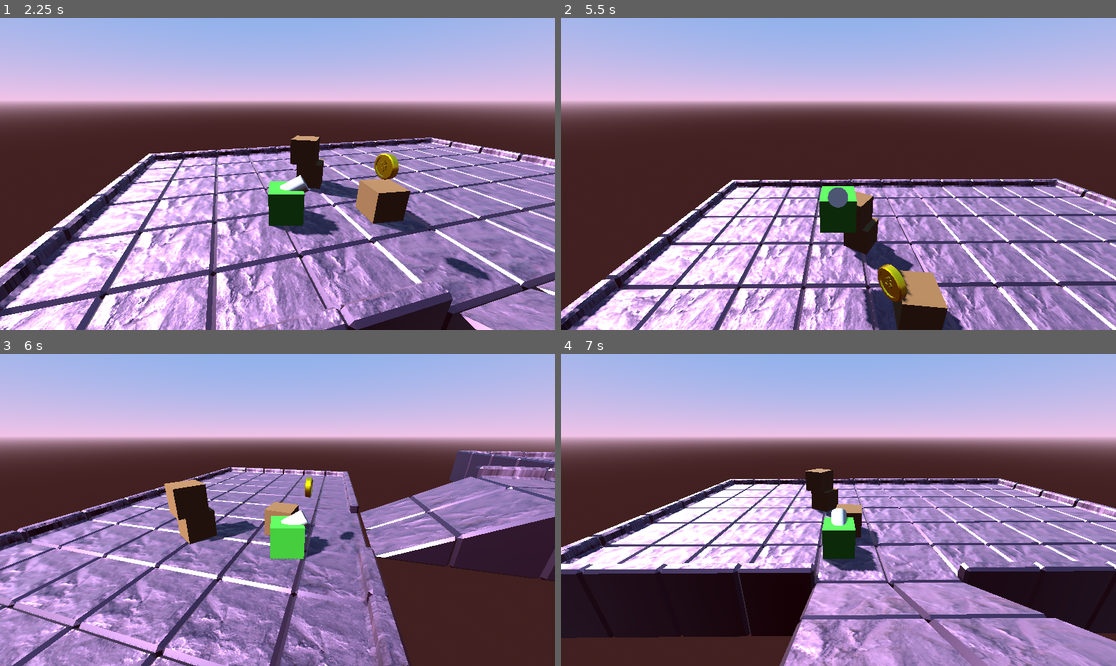
Above: before the commit, frames 1-4 (two rows, left to right).
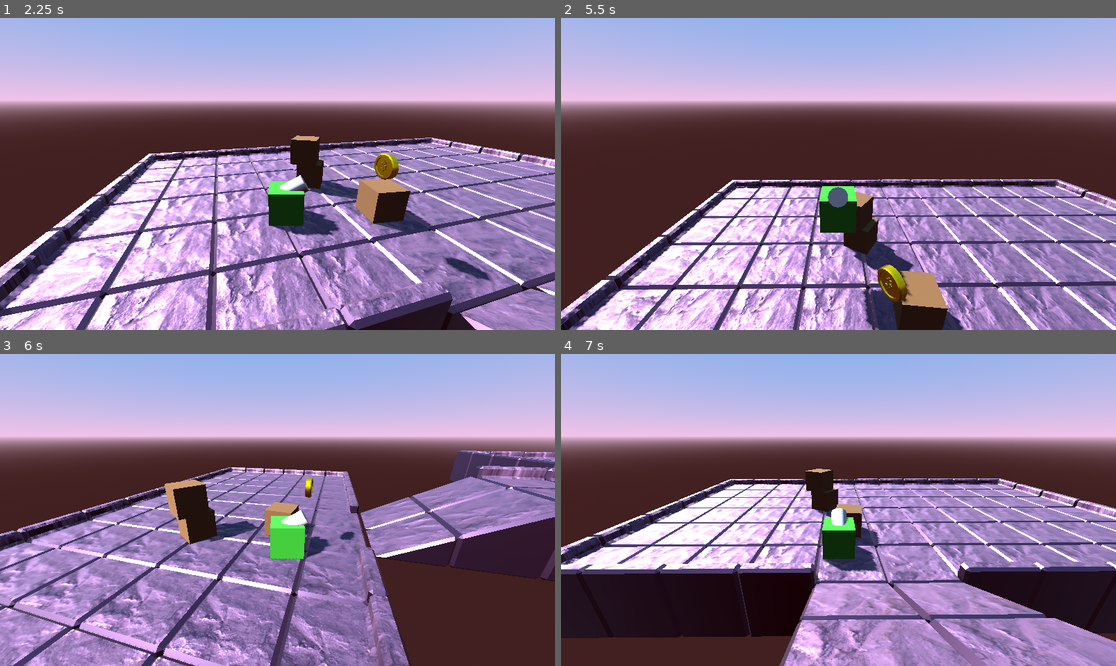
Above: after the commit, the same moments.

Repository: Liam-Samsit/godot-3d-platformer
Game: Godot game, scene res://level_1.tscn
Two runs of this game, one before a commit and one after it. Both use one fixed random seed, a clock stepped at 60 frames per second and the inputs below. The project has no main scene, so this scene is started directly.
Inputs:
- Up to frame 1 (2.25 s): tap Enter (ui_accept) at 0.5, 0.77, 1.52 s; hold Right (ui_right) 0.53-1.28 s; tap A (cam_left) at 0.6, 2.1 s; hold Down (ui_down) 1.28-2.03 s; tap D (cam_right) at 1.35 s; hold Right (ui_right) from 2.03 s (still down)
- Up to frame 2 (5.5 s): release Right (ui_right) at 2.78 s; hold Up (ui_up) 2.78-3.53 s; tap D (cam_right) at 2.85, 4.35 s; tap Enter (ui_accept) at 3.02, 3.77, 4.52 s; hold Left (ui_left) 3.53-5.03 s; tap A (cam_left) at 3.6, 5.1 s; hold Down (ui_down) from 5.03 s (still down)
- Up to frame 3 (6 s): release Down (ui_down) at 5.78 s; hold Right (ui_right) from 5.78 s (still down); tap D (cam_right) at 5.85 s
- Up to frame 4 (7 s): tap Enter (ui_accept) at 6.02, 6.77 s; release Right (ui_right) at 6.53 s; hold Up (ui_up) from 6.53 s (still down); tap A (cam_left) at 6.6 s

Frame 1 is identical in both runs. In frame 2, 1.7% of the frame differs, in the area x 0-100%, y 51-100%; in frame 3, 1.0%; in frame 4, 0.8%.

Commit message:
Added fall zone. Configured layers for game elements. Added coin bounce animation

Diff:
--- a/block.tscn
+++ b/block.tscn
@@ -9,6 +9,8 @@
 [sub_resource type="BoxShape3D" id="BoxShape3D_im0tn"]
 
 [node name="Block" type="RigidBody3D"]
+collision_layer = 4
+collision_mask = 7
 
 [node name="MeshInstance3D" type="MeshInstance3D" parent="."]
 mesh = SubResource("BoxMesh_qncar")
--- a/coin.gd
+++ b/coin.gd
@@ -15,4 +15,10 @@
 	bop = bop + 0.05
 
 func _on_body_entered(body: Node3D) -> void:
+	$AnimationPlayer.play("bounce")
+	set_collision_layer_value(3,false)
+	set_collision_mask_value(1,false)
+
+
+func _on_animation_player_animation_finished(anim_name: StringName) -> void:
 	queue_free()
--- a/coin.tscn
+++ b/coin.tscn
@@ -7,15 +7,59 @@
 height = 0.15
 radius = 0.3
 
+[sub_resource type="Animation" id="Animation_0t63x"]
+resource_name = "bounce"
+length = 0.3
+tracks/0/type = "value"
+tracks/0/imported = false
+tracks/0/enabled = true
+tracks/0/path = NodePath("MeshInstance3D:position")
+tracks/0/interp = 2
+tracks/0/loop_wrap = true
+tracks/0/keys = {
+"times": PackedFloat32Array(0, 0.2, 0.3),
+"transitions": PackedFloat32Array(1, 1, 1),
+"update": 0,
+"values": [Vector3(0, 0, 0), Vector3(0, 1, 0), Vector3(0, 0, 0)]
+}
+
+[sub_resource type="Animation" id="Animation_v7riw"]
+length = 0.001
+tracks/0/type = "value"
+tracks/0/imported = false
+tracks/0/enabled = true
+tracks/0/path = NodePath("MeshInstance3D:position")
+tracks/0/interp = 1
+tracks/0/loop_wrap = true
+tracks/0/keys = {
+"times": PackedFloat32Array(0),
+"transitions": PackedFloat32Array(1),
+"update": 0,
+"values": [Vector3(0, 0, 0)]
+}
+
+[sub_resource type="AnimationLibrary" id="AnimationLibrary_pdq0q"]
+_data = {
+&"RESET": SubResource("Animation_v7riw"),
+&"bounce": SubResource("Animation_0t63x")
+}
+
 [node name="Coin" type="Area3D"]
+collision_layer = 4
 script = ExtResource("1_d5gmh")
 
 [node name="MeshInstance3D" type="MeshInstance3D" parent="."]
-transform = Transform3D(-1.31134e-08, 0.3, 0, 1.31134e-08, 5.73206e-16, -0.3, -0.3, -1.31134e-08, -1.31134e-08, 0, 0, 0)
+transform = Transform3D(-1.31134e-08, 0.3, -5.24537e-08, 1.31134e-08, -5.24537e-08, -0.3, -0.3, -1.31134e-08, -1.31134e-08, 0, 0, 0)
 mesh = ExtResource("2_0t63x")
 
 [node name="CollisionShape3D" type="CollisionShape3D" parent="."]
 transform = Transform3D(-4.37114e-08, 1, 0, -1, -4.37114e-08, 0, 0, 0, 1, 0, 0, 0)
 shape = SubResource("CylinderShape3D_d5gmh")
 
+[node name="AnimationPlayer" type="AnimationPlayer" parent="."]
+libraries = {
+&"": SubResource("AnimationLibrary_pdq0q")
+}
+
 [connection signal="body_entered" from="." to="." method="_on_body_entered"]
+[connection signal="animation_finished" from="AnimationPlayer" to="." method="_on_animation_player_animation_finished"]
--- a/level_1.tscn
+++ b/level_1.tscn
@@ -1,10 +1,13 @@
-[gd_scene load_steps=6 format=3 uid="uid://bbqh7aqqcpbct"]
+[gd_scene load_steps=7 format=3 uid="uid://bbqh7aqqcpbct"]
 
 [ext_resource type="PackedScene" uid="uid://by83x33xfgerl" path="res://block.tscn" id="1_3hls8"]
 [ext_resource type="PackedScene" uid="uid://b1gu2y3dbcxv2" path="res://steve.tscn" id="2_hbghi"]
 [ext_resource type="Environment" uid="uid://wduemx5rwlso" path="res://Resources/level_1_env.tres" id="4_ihfcg"]
 [ext_resource type="MeshLibrary" uid="uid://d3pukk6bk2gth" path="res://Resources/world-blocks-v1.tres" id="5_5hph3"]
 [ext_resource type="PackedScene" uid="uid://cbtrblm3pullt" path="res://coin.tscn" id="5_rka8t"]
+
+[sub_resource type="BoxShape3D" id="BoxShape3D_rka8t"]
+size = Vector3(70.5528, 1, 53.0881)
 
 [node name="Level1" type="Node3D"]
 
@@ -25,6 +28,9 @@
 [node name="Coin1" parent="." instance=ExtResource("5_rka8t")]
 transform = Transform3D(1, 0, 0, 0, 1, 0, 0, 0, 1, 4, 2, 0)
 
+[node name="Coin2" parent="." instance=ExtResource("5_rka8t")]
+transform = Transform3D(1, 0, 0, 0, 1, 0, 0, 0, 1, 15, 5, 0)
+
 [node name="WorldEnvironment" type="WorldEnvironment" parent="."]
 environment = ExtResource("4_ihfcg")
 
@@ -35,7 +41,19 @@
 
 [node name="GridMap" type="GridMap" parent="."]
 mesh_library = ExtResource("5_5hph3")
+collision_layer = 2
+collision_mask = 13
 data = {
 "cells": PackedInt32Array(-65536, 1, 0, -65536, 0, 0, -1, 0, 0, -2, 0, 0, -1, 1, 0, -2, 1, 0, -65535, 0, 0, -65535, 1,  …(2051 unchanged characters)…
 }
 metadata/_editor_floor_ = Vector3(0, 1, 0)
+
+[node name="FallZone" type="Area3D" parent="."]
+transform = Transform3D(1, 0, 0, 0, 1, 0, 0, 0, 1, 0, -10, 0)
+collision_layer = 16
+
+[node name="CollisionShape3D" type="CollisionShape3D" parent="FallZone"]
+transform = Transform3D(1, 0, 0, 0, 1, 0, 0, 0, 1, 18.3048, 0, 1.95859)
+shape = SubResource("BoxShape3D_rka8t")
+
+[connection signal="body_entered" from="FallZone" to="Steve" method="_on_fall_zone_body_entered"]
--- a/project.godot
+++ b/project.godot
@@ -27,6 +27,14 @@
 ]
 }
 
+[layer_names]
+
+3d_physics/layer_1="player"
+3d_physics/layer_2="ground"
+3d_physics/layer_3="item"
+3d_physics/layer_4="enemy"
+3d_physics/layer_5="fallzone"
+
 [physics]
 
 3d/default_gravity=28.0
--- a/steve.gd
+++ b/steve.gd
@@ -60,3 +60,8 @@
 	xform.basis.y = floor_normal
 	xform.basis.x = -xform.basis.z.cross(floor_normal)
 	xform.basis = xform.basis.orthonormalized()
+
+
+
+func _on_fall_zone_body_entered(body: Node3D) -> void:
+	get_tree().change_scene_to_file("res://level_1.tscn")
--- a/steve.tscn
+++ b/steve.tscn
@@ -15,6 +15,7 @@
 [sub_resource type="BoxShape3D" id="BoxShape3D_bh3ft"]
 
 [node name="Steve" type="CharacterBody3D"]
+collision_mask = 30
 script = ExtResource("1_bh3ft")
 
 [node name="MeshInstance3D" type="MeshInstance3D" parent="."]
@@ -37,3 +38,4 @@
 current = true
 
 [node name="RayCast3D" type="RayCast3D" parent="."]
+collision_mask = 2
Not shown: 1 places in coin.tscn that only renumber resources
